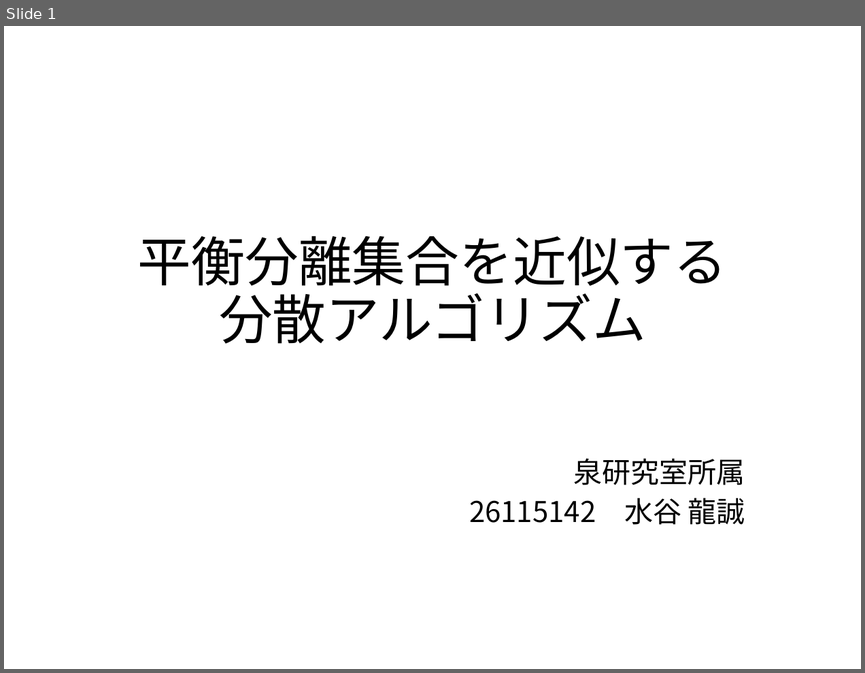
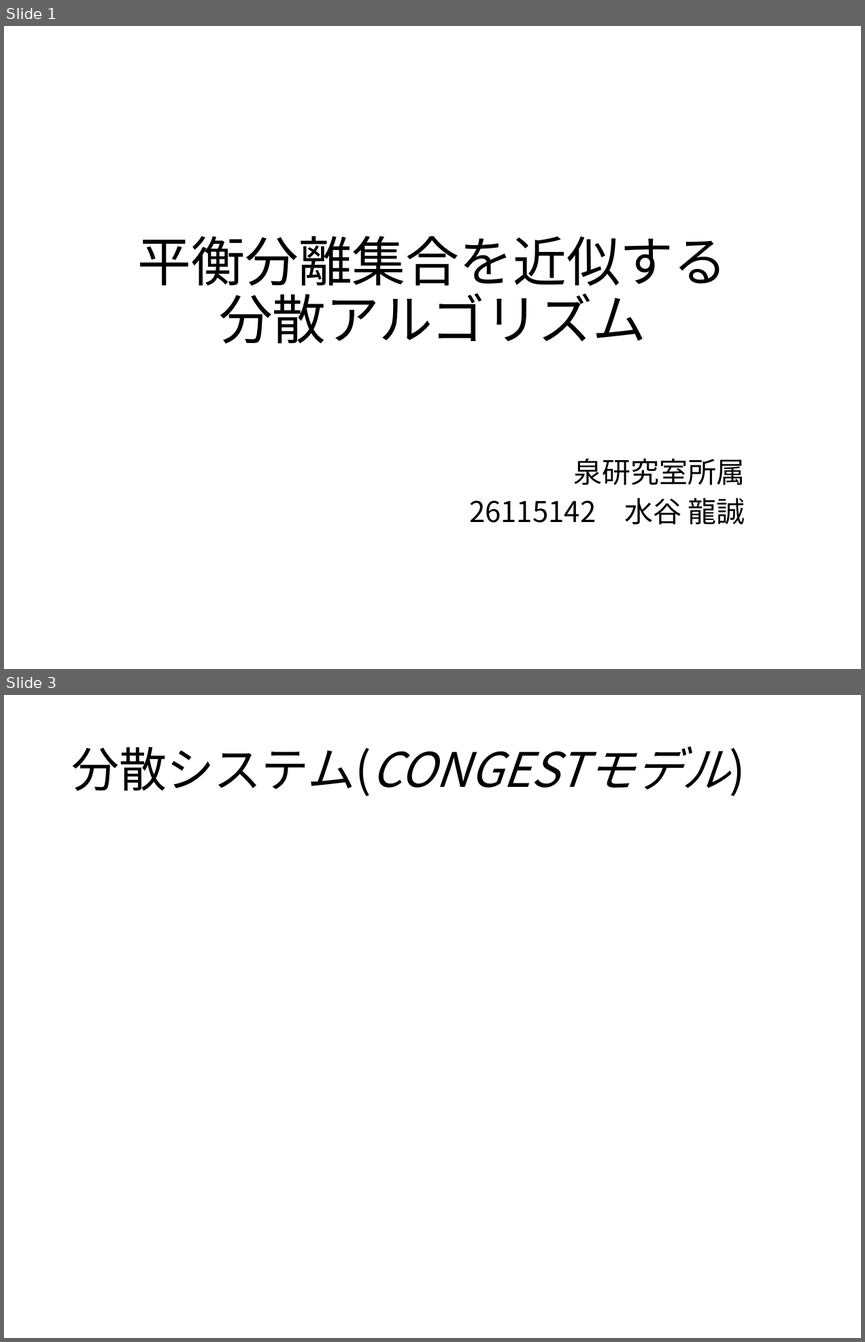
Before and after one commit to ssmr0410/share, a slide deck: slide/mizutani_pre.pptx. Shown one above the other, each under a label of ours: slide 1 before the commit, slides 1 and 3 after it; the slides between them are not shown. The pictures are 865x673 and 865x1342 pixels, drawn with LibreOffice and Linux fonts; fonts in the diff are those of the drawing; grey boxes stand for pictures. Boxes give left, top, right and bottom in pixels: in the first picture for what was removed or moved away, otherwise in the second. Text is boxed around its words. In the diff, an @@ line names an element or a change of style, - is before the commit and + after.

```diff
--- a/slide/mizutani_pre.pptx
+++ b/slide/mizutani_pre.pptx
@@ slide 3 added at (x1=4, y1=695, x2=861, y2=1338), background #FFFFFF @@
@@ title added at (x1=71, y1=746, x2=729, y2=796), 40 pt, text #000000, italic @@
+分散システム(CONGESTモデル)
```
Also in this commit, not shown: 9 other slides added.
